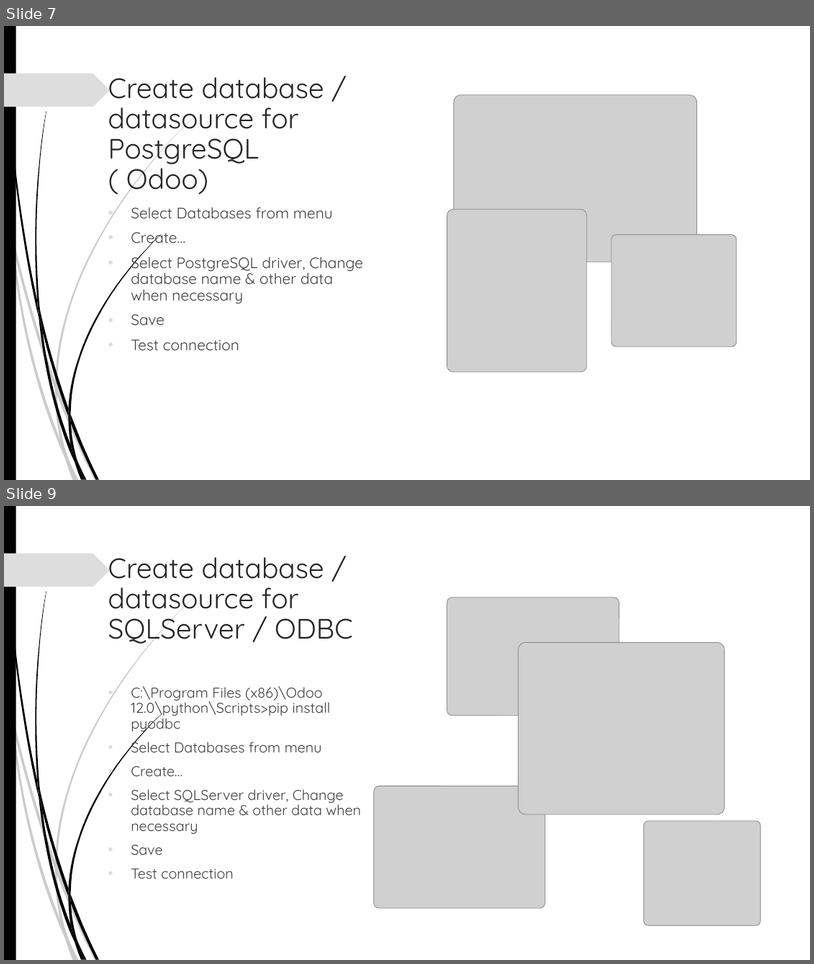
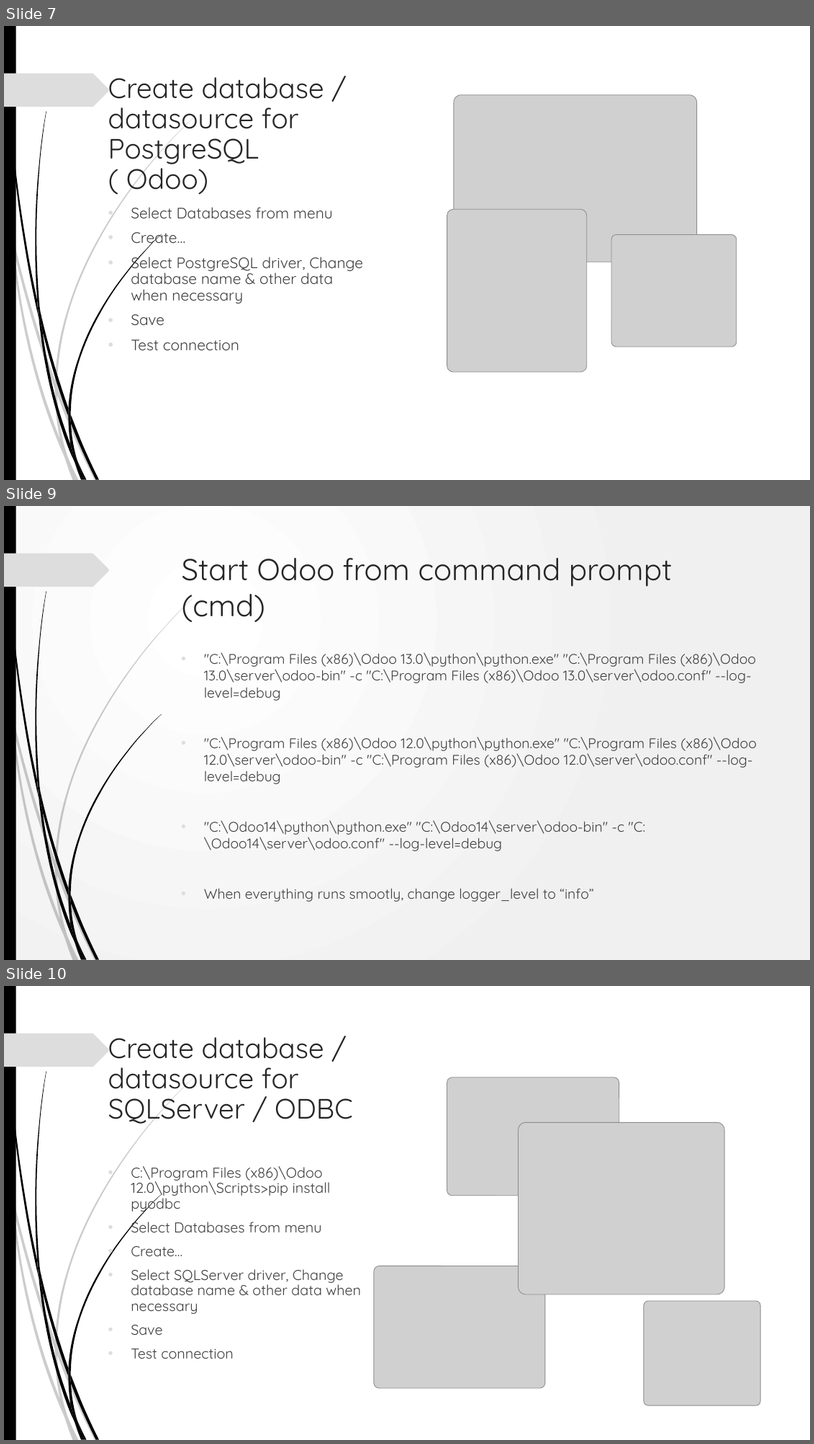
Before and after one commit to akarki58/rocker_app, a slide deck: rocker_app/static/description/Rocker_install.pptx. Shown one above the other, each under a label of ours: slides 7 and 9 before the commit, slides 7, 9 and 10 after it; the slides between them are not shown. The pictures are 814x964 and 814x1444 pixels, drawn with LibreOffice and Linux fonts; fonts in the diff are those of the drawing; grey boxes stand for pictures; background and template pictures are left out. Boxes give left, top, right and bottom in pixels: in the first picture for what was removed or moved away, otherwise in the second. Text is boxed around its words. In the diff, an @@ line names an element or a change of style, - is before the commit and + after.

```diff
--- a/rocker_app/static/description/Rocker_install.pptx
+++ b/rocker_app/static/description/Rocker_install.pptx
@@ slide 9 added at bbox=[4, 506, 810, 960], background gradient #FFFFFF to #F1F1F1; not listed: 24 template elements that a slide beside it also shows @@
@@ title added at bbox=[182, 558, 672, 622], 36 pt, text #262626 @@
+Start Odoo from command prompt (cmd)
@@ text added at bbox=[204, 652, 756, 901], 16.6 pt, text #404040 @@
+• "C:\Program Files (x86)\Odoo 13.0\python\python.exe" "C:\Program Files (x86)\Odoo 13.0\server\odoo-bin" -c "C:\Program Files (x86)\Odoo 13.0\server\odoo.conf" --log-level=debug
+• "C:\Program Files (x86)\Odoo 12.0\python\python.exe" "C:\Program Files (x86)\Odoo 12.0\server\odoo-bin" -c "C:\Program Files (x86)\Odoo 12.0\server\odoo.conf" --log-level=debug
+• "C:\Odoo14\python\python.exe" "C:\Odoo14\server\odoo-bin" -c "C:\Odoo14\server\odoo.conf" --log-level=debug
+• When everything runs smootly, change logger_level to “info”
@@ what was slide 9 is now slide 10 @@
```
Also in this commit, not shown: 5 slides changed, 1 slide removed, 1 other file.
